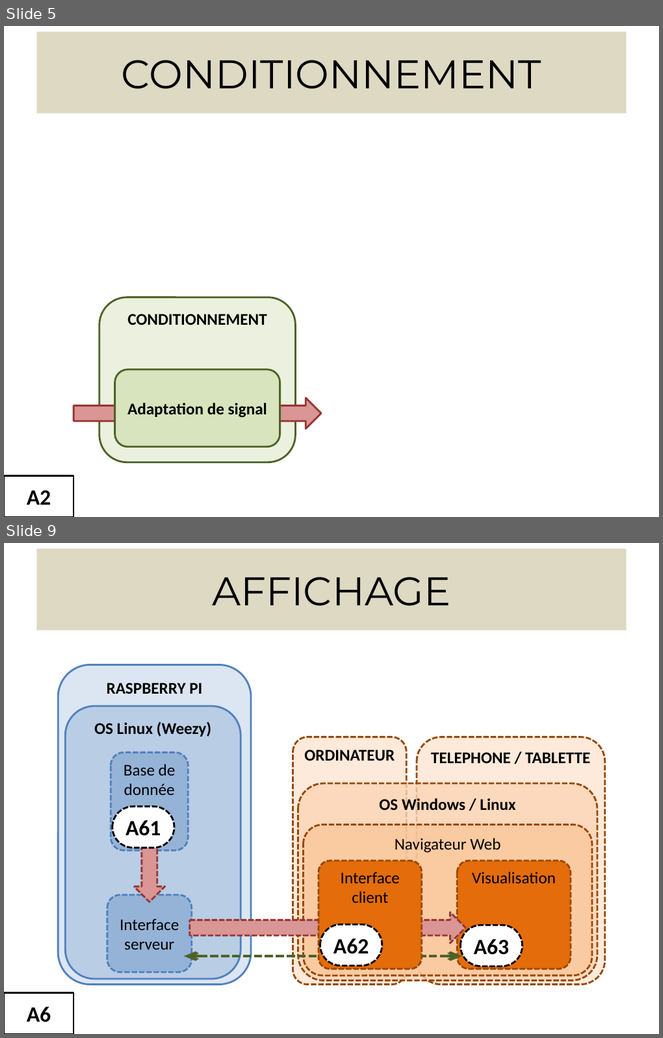
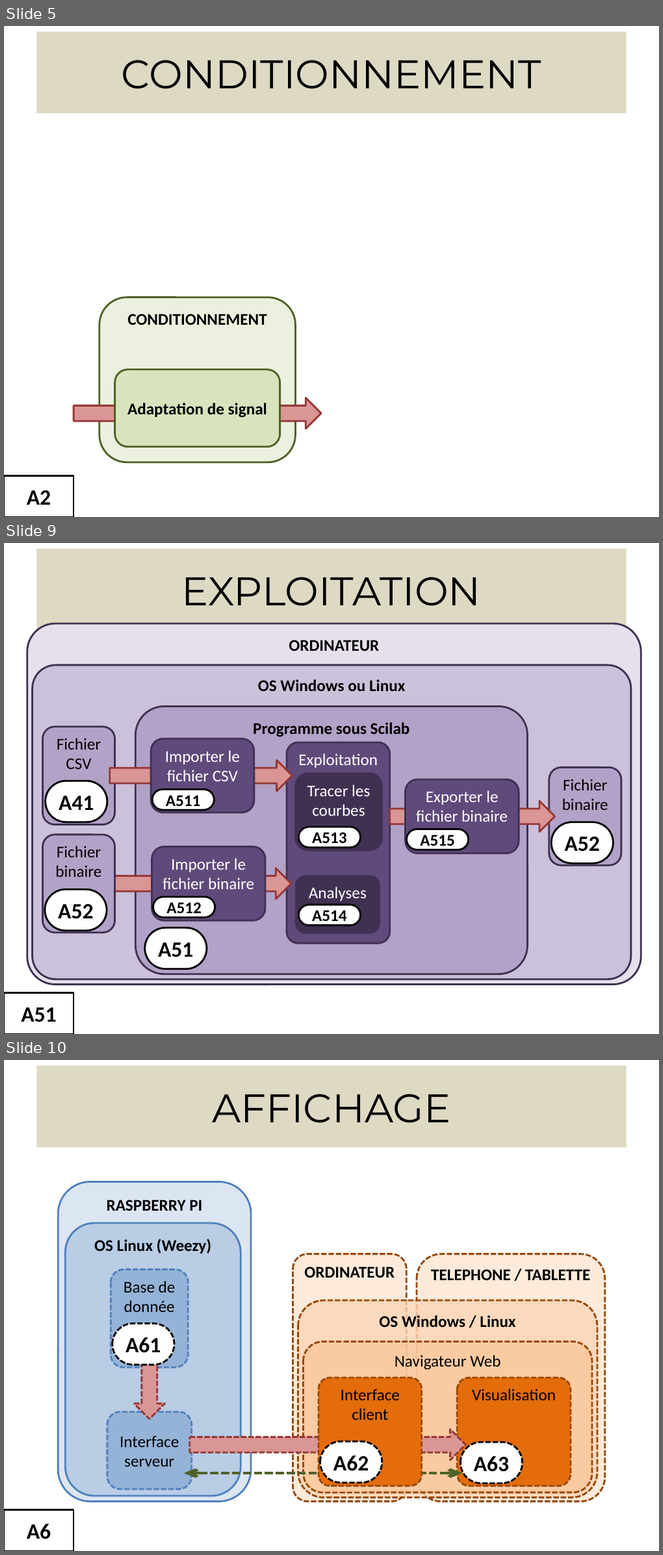
Before and after one commit to sebastien0/ConsoCompteurElectrique_avec_RPi, a slide deck: Documents/Illustrations.pptx. Shown one above the other, each under a label of ours: slides 5 and 9 before the commit, slides 5, 9 and 10 after it; the slides between them are not shown. The pictures are 663x1038 and 663x1555 pixels, drawn with LibreOffice and Linux fonts; fonts in the diff are those of the drawing. Boxes give left, top, right and bottom in pixels: in the first picture for what was removed or moved away, otherwise in the second. Text is boxed around its words. In the diff, an @@ line names an element or a change of style, - is before the commit and + after.

```diff
--- a/Documents/Illustrations.pptx
+++ b/Documents/Illustrations.pptx
@@ slide 9 added at box(4, 543, 659, 1034), background #FFFFFF @@
@@ title added at box(36, 548, 627, 630), fill #DDD9C3, 44 pt, text #000000 @@
+EXPLOITATION
@@ rounded rectangle added at box(27, 624, 641, 984), fill #E6E0EC, outline #403152 2 pt, 18 pt, text #000000, bold @@
+ORDINATEUR
@@ rounded rectangle added at box(32, 665, 631, 979), fill #CCC1DA, outline #403152 2 pt, 18 pt, text #000000, bold @@
+OS Windows ou Linux
@@ rounded rectangle added at box(136, 706, 527, 974), fill #B3A2C7, outline #403152 2 pt, 18 pt, text #000000, bold @@
+Programme sous Scilab
@@ rounded rectangle added at box(42, 727, 114, 825), fill #B3A2C7, outline #403152 2 pt, 18 pt, text #000000 @@
+Fichier CSV
@@ rounded rectangle added at box(151, 739, 254, 813), fill #604A7B, outline #403152 2 pt, 18 pt, text #FFFFFF @@
+Importer le fichier CSV
@@ rounded rectangle added at box(287, 743, 390, 944), fill #604A7B, outline #403152 2 pt, 18 pt, text #FFFFFF @@
+Exploitation
@@ right arrow added at box(109, 761, 293, 791), fill #D99694, outline #953735 2 pt @@
@@ rounded rectangle added at box(296, 774, 382, 851), fill #403152, outline #403152 2 pt, 18 pt, text #FFFFFF @@
+Tracer les courbes
@@ rounded rectangle added at box(549, 768, 622, 866), fill #B3A2C7, outline #403152 2 pt, 18 pt, text #000000 @@
+Fichier binaire
@@ rounded rectangle added at box(46, 781, 107, 822), fill #FFFFFF, outline #000000 2 pt, 24 pt, text #000000, bold @@
+A41
@@ rounded rectangle added at box(152, 789, 214, 809), fill #FFFFFF, outline #000000 2 pt, 18 pt, text #000000, bold @@
+A511
@@ rounded rectangle added at box(406, 780, 519, 854), fill #604A7B, outline #403152 2 pt, 18 pt, text #FFFFFF @@
+Exporter le fichier binaire
@@ right arrow added at box(390, 801, 555, 832), fill #D99694, outline #953735 2 pt @@
@@ rounded rectangle added at box(42, 835, 114, 933), fill #B3A2C7, outline #403152 2 pt, 18 pt, text #000000 @@
+Fichier binaire
@@ rounded rectangle added at box(299, 827, 360, 848), fill #FFFFFF, outline #000000 2 pt, 18 pt, text #000000, bold @@
+A513
@@ rounded rectangle added at box(407, 829, 469, 850), fill #FFFFFF, outline #000000 2 pt, 18 pt, text #000000, bold @@
+A515
@@ rounded rectangle added at box(552, 822, 613, 863), fill #FFFFFF, outline #000000 2 pt, 24 pt, text #000000, bold @@
+A52
@@ rounded rectangle added at box(152, 847, 265, 921), fill #604A7B, outline #403152 2 pt, 18 pt, text #FFFFFF @@
+Importer le fichier binaire
@@ right arrow added at box(114, 869, 291, 899), fill #D99694, outline #953735 2 pt @@
@@ rounded rectangle added at box(44, 889, 106, 931), fill #FFFFFF, outline #000000 2 pt, 24 pt, text #000000, bold @@
+A52
@@ rounded rectangle added at box(296, 876, 380, 934), fill #403152, outline #403152 2 pt, 18 pt, text #FFFFFF @@
+Analyses
@@ rounded rectangle added at box(154, 897, 215, 917), fill #FFFFFF, outline #000000 2 pt, 18 pt, text #000000, bold @@
+A512
@@ rounded rectangle added at box(299, 905, 360, 926), fill #FFFFFF, outline #000000 2 pt, 18 pt, text #000000, bold @@
+A514
@@ rounded rectangle added at box(145, 928, 206, 969), fill #FFFFFF, outline #000000 2 pt, 24 pt, text #000000, bold @@
+A51
@@ rectangle added at box(4, 993, 74, 1034), outline #000000 2 pt, 24 pt, text #000000, bold @@
+A51
@@ what was slide 9 is now slide 10 @@
```
Also in this commit, not shown: 4 slides changed, 5 other slides added, 1 other file.
